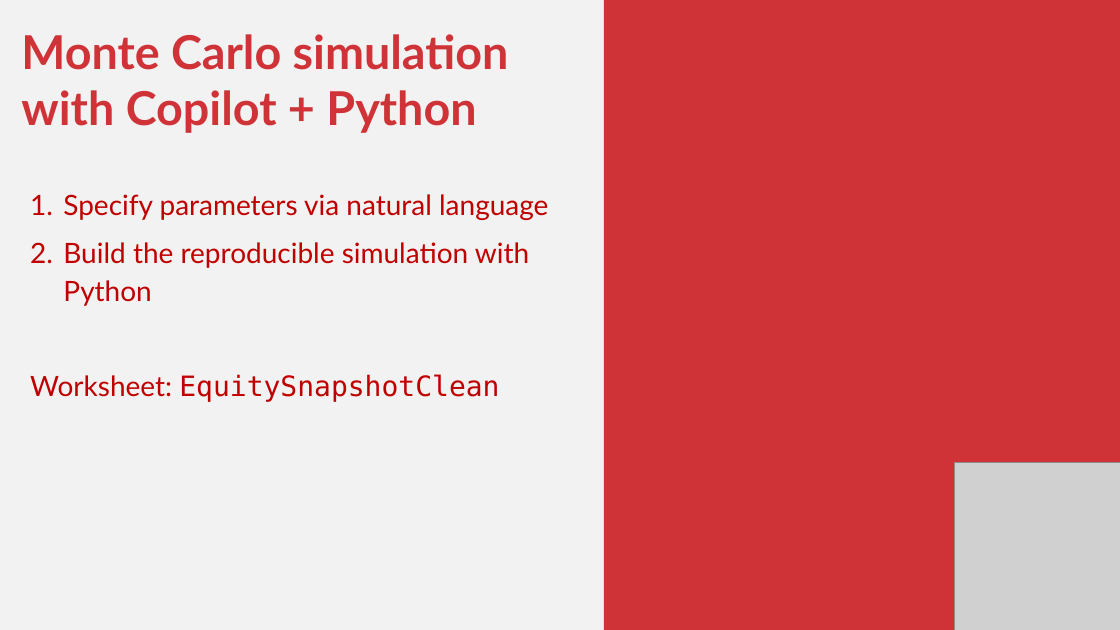
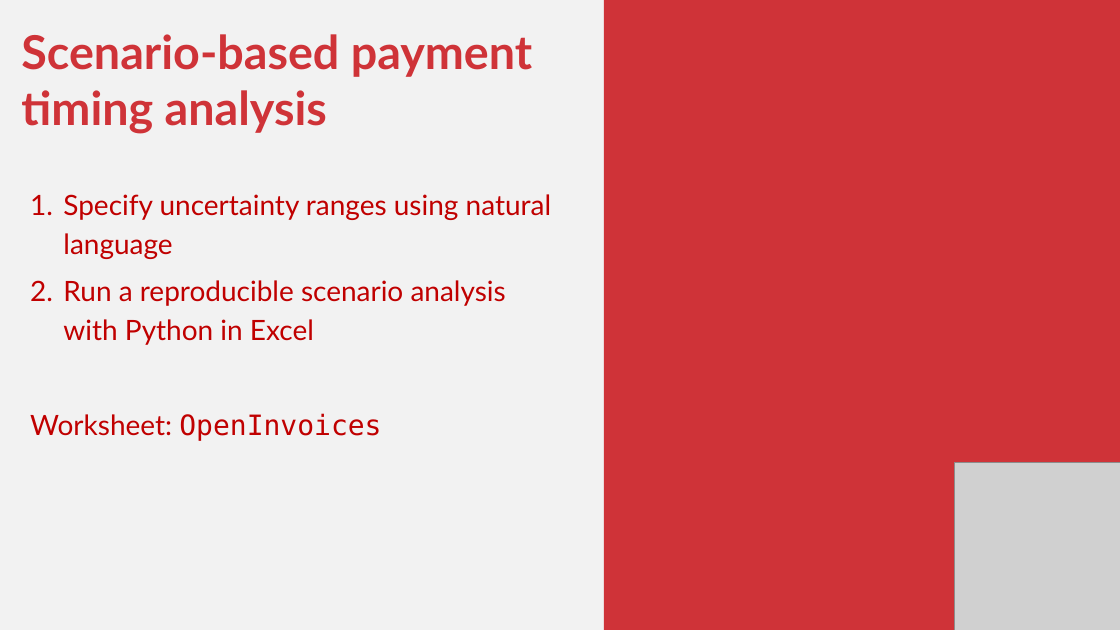
Before and after one commit to stringfestdata/iofm-new-excel-stack, a slide deck: slide 7 of iofm-new-excel-stack.pptx. Drawn at 1120x630 pixels with LibreOffice and Linux fonts; fonts in the diff are those of the drawing; grey boxes stand for pictures. Boxes give left, top, right and bottom in pixels: in the first picture for what was removed or moved away, otherwise in the second. Text is boxed around its words. In the diff, an @@ line names an element or a change of style, - is before the commit and + after.

```diff
--- a/iofm-new-excel-stack.pptx
+++ b/iofm-new-excel-stack.pptx
@@ text at (x1=21, y1=34, x2=551, y2=441): text changed @@
-Monte Carlo simulation with Copilot + Python
-1. Specify parameters via natural language
-2. Build the reproducible simulation with Python
-Worksheet: EquitySnapshotClean
+Scenario-based payment timing analysis
+1. Specify uncertainty ranges using natural language
+2. Run a reproducible scenario analysis with Python in Excel
+Worksheet: OpenInvoices
```
Also in this commit, not shown: 5 other slides changed, 2 other files.
